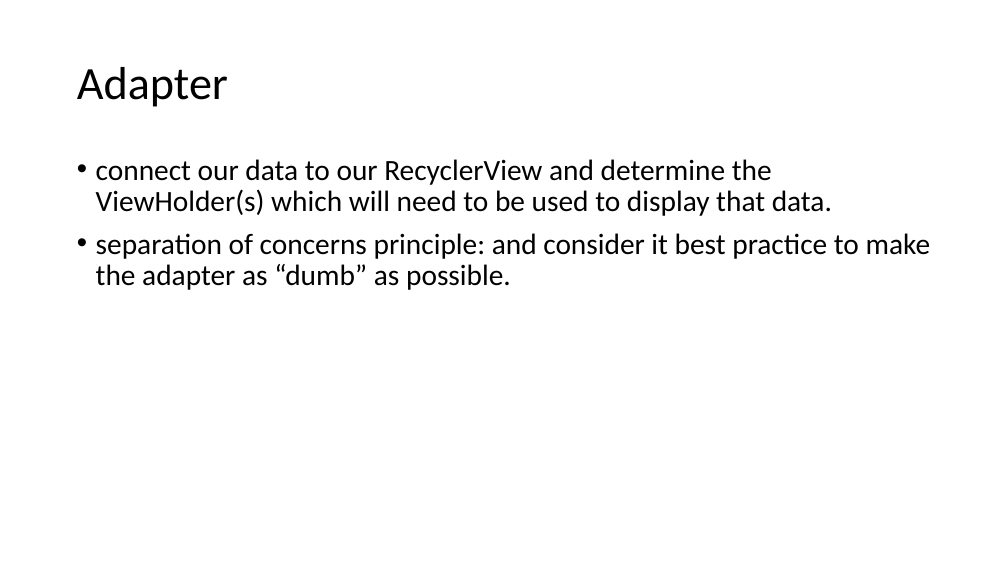
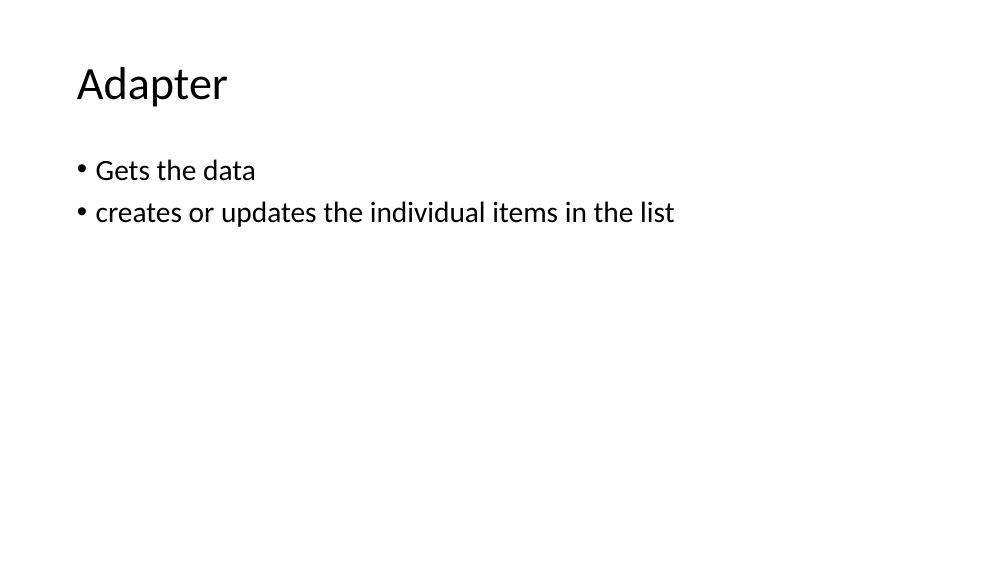
Before and after one commit to desombre/java_examples, a slide deck: slide 16 of Android_UI.pptx (slide 15 before the commit). Drawn at 1008x567 pixels with LibreOffice and Linux fonts; fonts in the diff are those of the drawing. Boxes give left, top, right and bottom in pixels: in the first picture for what was removed or moved away, otherwise in the second. Text is boxed around its words. In the diff, an @@ line names an element or a change of style, - is before the commit and + after.

```diff
--- a/Android_UI.pptx
+++ b/Android_UI.pptx
@@ text at <box>96,159,674,227</box>: text changed @@
-• connect our data to our RecyclerView and determine the ViewHolder(s) which will need to be used to display that data.
-• separation of concerns principle: and consider it best practice to make the adapter as “dumb” as possible.
+• Gets the data
+• creates or updates the individual items in the list
```
Also in this commit, not shown: 4 other slides changed, 3 slides added, 1 slide removed.
